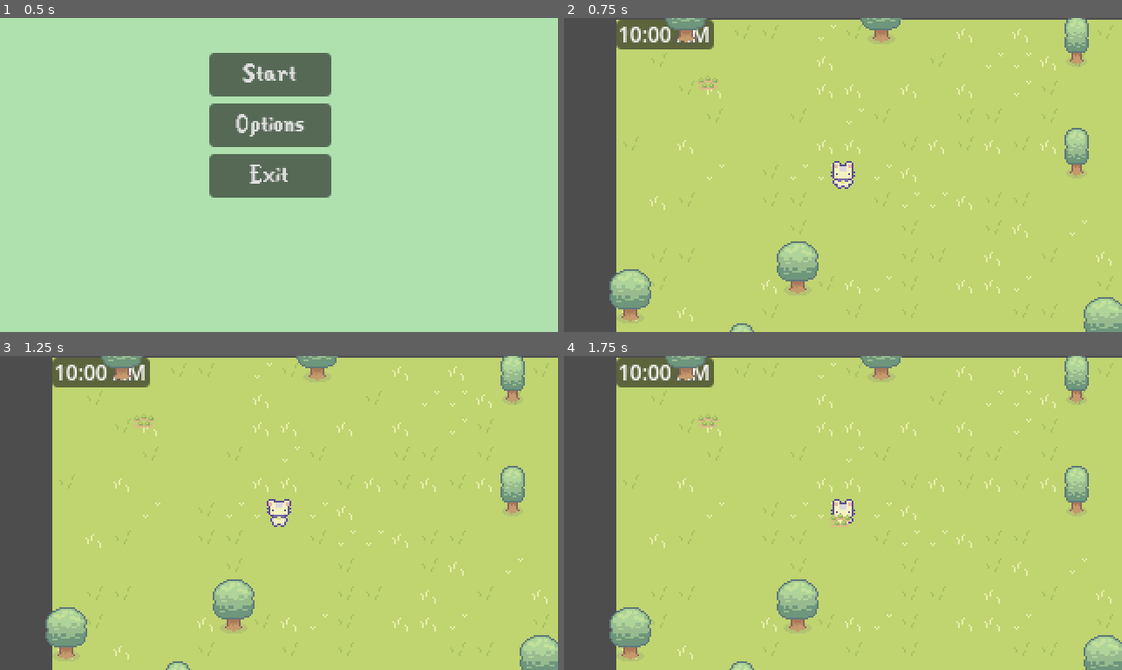
Above: before the commit, frames 1-4 (two rows, left to right).
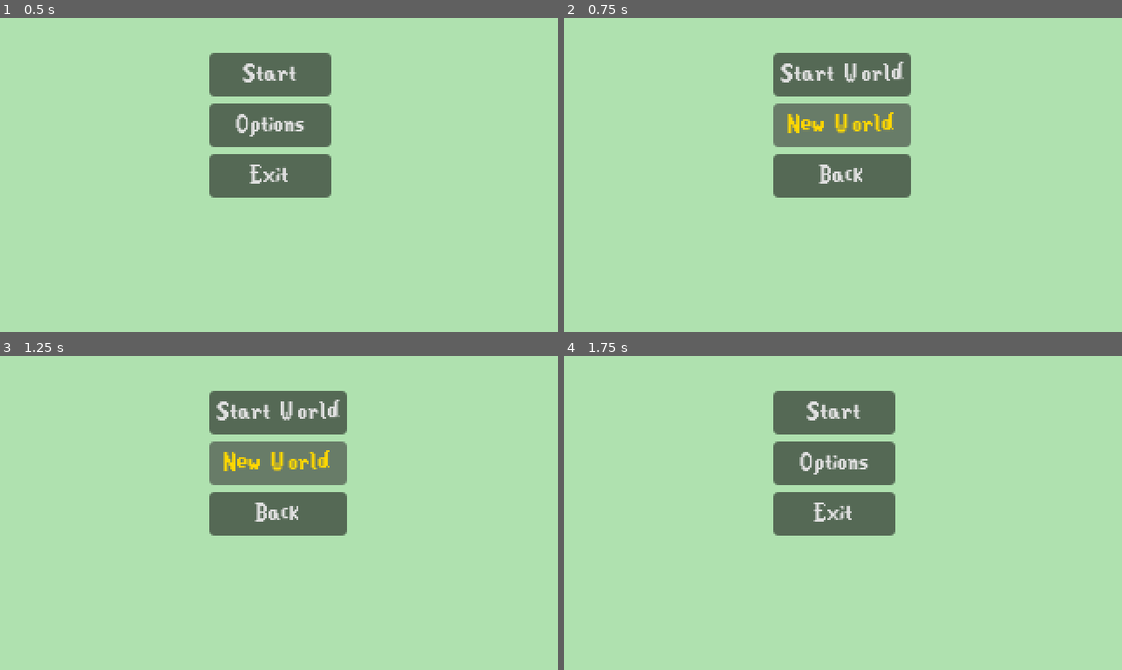
Above: after the commit, the same moments.

Repository: egd3025/everbloom
Game: Godot game, scene res://start_menu.tscn
Same seed, same stepped clock (60 frames per second), same inputs: the game is played once before the commit and once after it.
Inputs (mouse positions are in pixels of both pictures, inside the frame that each line leads up to):
- Up to frame 1 (0.5 s): no input
- Up to frame 2 (0.75 s): click "Start" at 0.5 s
- Up to frame 3 (1.25 s): no input
- Up to frame 4 (1.75 s): click (843, 513) at 1.25 s, where only the run after the commit has a clickable "Back"

Frame 1 is identical in both runs. In frame 2, 99% of the frame differs, in the area x 0-100%, y 0-100%; in frame 3, 99%; in frame 4, 99%.

Commit message:
added select world scene
added a a select world menu

Diff:
--- a/EverBloom/Start Menu.gd
+++ b/EverBloom/Start Menu.gd
@@ -1,7 +1,7 @@
 extends Control
 
 func _on_start_pressed():
-	get_tree().change_scene_to_file("res://World/world.tscn")
+	get_tree().change_scene_to_file("res://select_world.tscn")
 
 func _on_options_pressed():
 	get_tree().change_scene_to_file("res://options_menu.tscn")
--- /dev/null
+++ b/EverBloom/select_world.gd
@@ -0,0 +1,15 @@
+extends Control
+
+#select menu
+
+
+func _on_start_world_pressed():
+	get_tree().change_scene_to_file("res://World/world.tscn")
+
+
+func _on_new_world_pressed():
+	pass # Replace with function body.
+
+
+func _on_back_pressed():
+	get_tree().change_scene_to_file("res://start_menu.tscn")
--- /dev/null
+++ b/EverBloom/select_world.tscn
@@ -0,0 +1,52 @@
+[gd_scene load_steps=3 format=3 uid="uid://kcoae3wmv4aa"]
+
+[ext_resource type="Theme" uid="uid://cs7pakuugysjy" path="res://default_pause_theme.tres" id="1_6538b"]
+[ext_resource type="Script" path="res://select_world.gd" id="2_c8y5d"]
+
+[node name="select_world" type="Control"]
+layout_mode = 3
+anchors_preset = 15
+anchor_right = 1.0
+anchor_bottom = 1.0
+grow_horizontal = 2
+grow_vertical = 2
+theme = ExtResource("1_6538b")
+script = ExtResource("2_c8y5d")
+
+[node name="ColorRect" type="ColorRect" parent="."]
+layout_mode = 1
+anchors_preset = 15
+anchor_right = 1.0
+anchor_bottom = 1.0
+grow_horizontal = 2
+grow_vertical = 2
+color = Color(0.686275, 0.882353, 0.686275, 1)
+
+[node name="MarginContainer" type="MarginContainer" parent="."]
+layout_mode = 0
+offset_left = 120.0
+offset_top = 20.0
+offset_right = 190.0
+offset_bottom = 121.0
+
+[node name="VBoxContainer" type="VBoxContainer" parent="MarginContainer"]
+layout_mode = 2
+
+[node name="start_world" type="Button" parent="MarginContainer/VBoxContainer"]
+layout_mode = 2
+text = "Start World"
+
+[node name="new_world" type="Button" parent="MarginContainer/VBoxContainer"]
+layout_mode = 2
+text = "New World"
+
+[node name="back" type="Button" parent="MarginContainer/VBoxContainer"]
+layout_mode = 2
+text = "Back"
+
+[connection signal="pressed" from="MarginContainer/VBoxContainer/start_world" to="." method="_on_start_world_pressed"]
+[connection signal="pressed" from="MarginContainer/VBoxContainer/start_world" to="." method="_on_start_pressed"]
+[connection signal="pressed" from="MarginContainer/VBoxContainer/new_world" to="." method="_on_new_world_pressed"]
+[connection signal="pressed" from="MarginContainer/VBoxContainer/new_world" to="." method="_on_options_pressed"]
+[connection signal="pressed" from="MarginContainer/VBoxContainer/back" to="." method="_on_back_pressed"]
+[connection signal="pressed" from="MarginContainer/VBoxContainer/back" to="." method="_on_exit_pressed"]
Not shown, changed: .DS_Store
